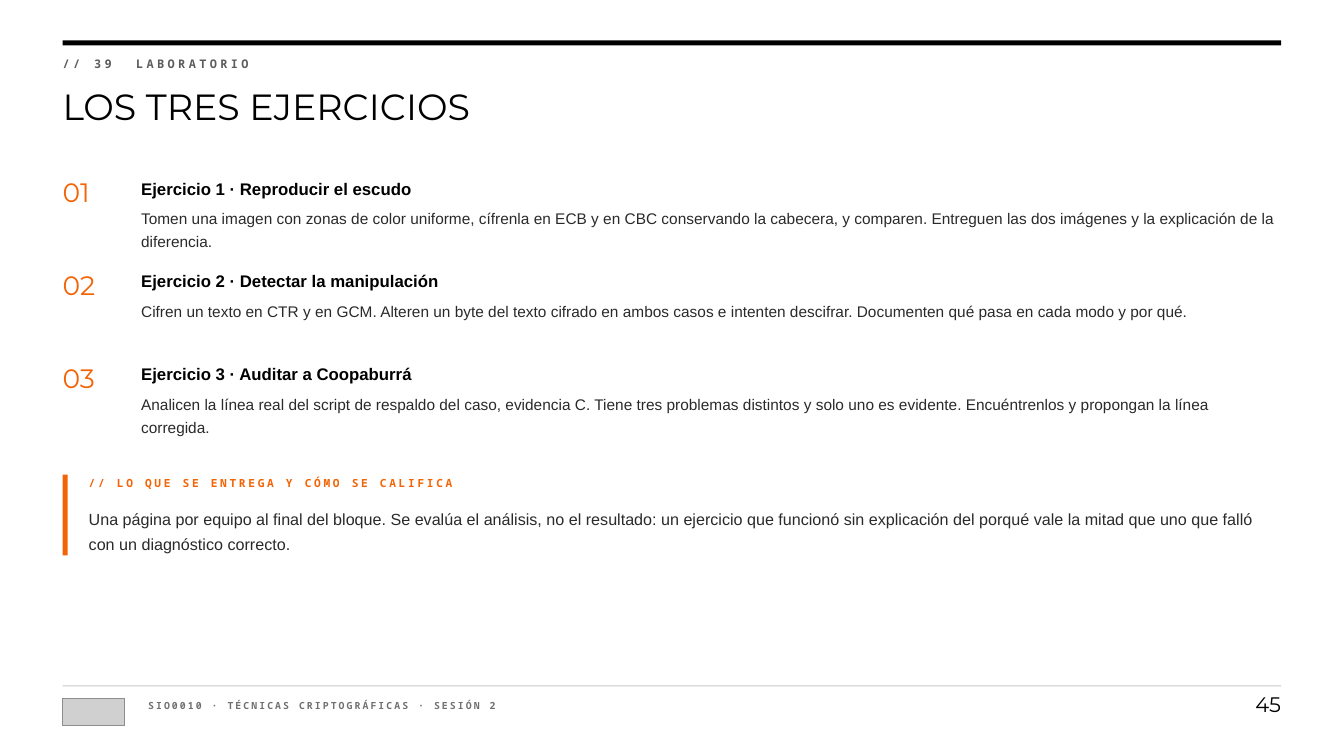
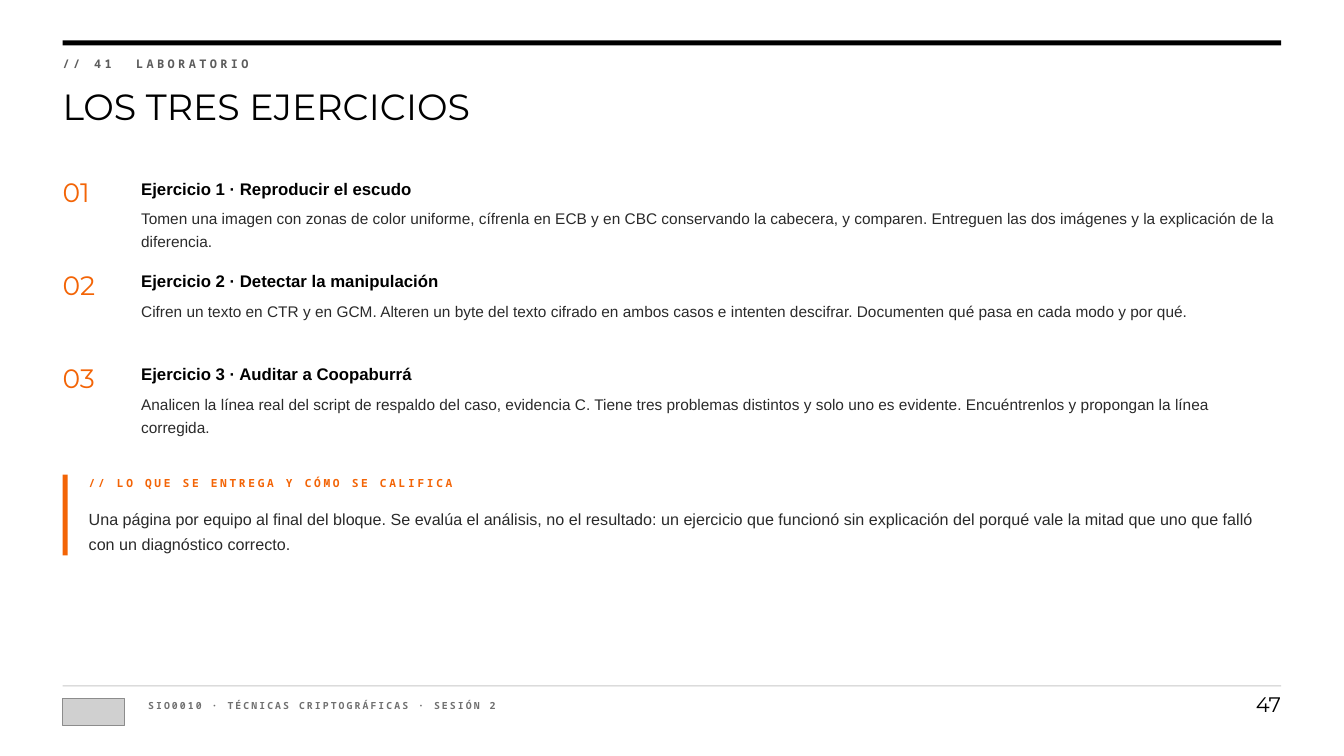
Before and after one commit to andresdapena81/sio0010-tecnicas-criptograficas, a slide deck: slide 47 of presentaciones/SIO0010-S2-Cifrado-simetrico.pptx (slide 45 before the commit). Drawn at 1344x756 pixels with LibreOffice and Linux fonts; fonts in the diff are those of the drawing; grey boxes stand for pictures. Boxes give left, top, right and bottom in pixels: in the first picture for what was removed or moved away, otherwise in the second. Text is boxed around its words. In the diff, an @@ line names an element or a change of style, - is before the commit and + after.

```diff
--- a/presentaciones/SIO0010-S2-Cifrado-simetrico.pptx
+++ b/presentaciones/SIO0010-S2-Cifrado-simetrico.pptx
@@ text at (94, 59, 248, 68): text changed @@
-// 39 LABORATORIO
+// 41 LABORATORIO
@@ text at (1256, 697, 1281, 712): text changed @@
-45
+47
```
Also in this commit, not shown: 51 other slides changed, 3 slides added, 1 slide removed, 2 other files.
